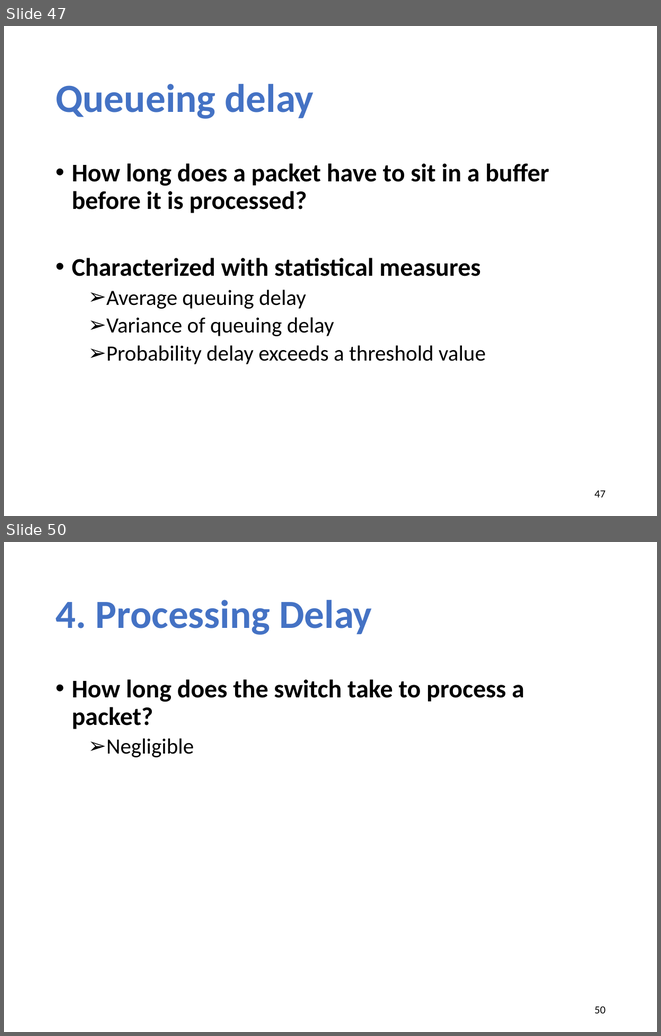
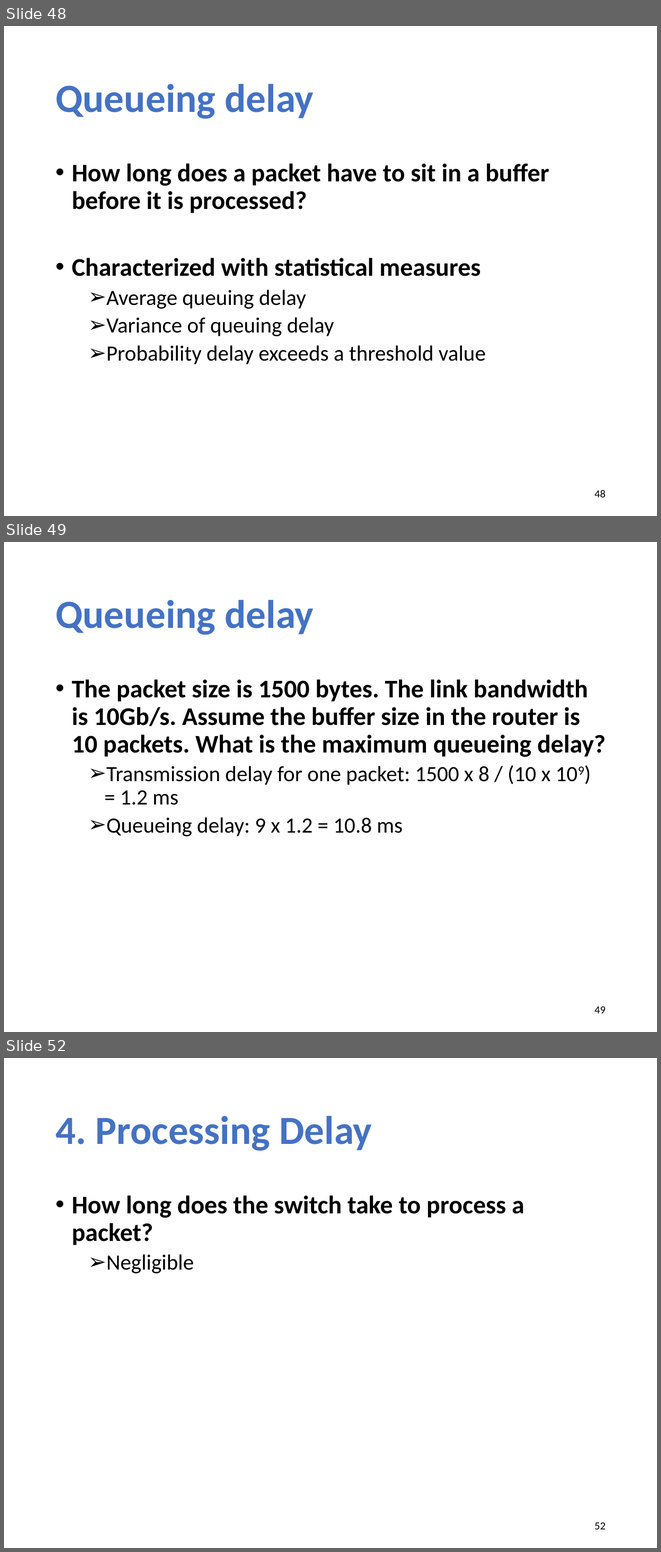
Before and after one commit to xinjin/course-net, a slide deck: slides/lec02_basic.pptx. Shown one above the other, each under a label of ours: slides 47 and 50 before the commit, slides 48, 49 and 52 after it; the slides between them are not shown. The pictures are 661x1036 and 661x1552 pixels, drawn with LibreOffice and Linux fonts; fonts in the diff are those of the drawing. Boxes give left, top, right and bottom in pixels: in the first picture for what was removed or moved away, otherwise in the second. Text is boxed around its words. In the diff, an @@ line names an element or a change of style, - is before the commit and + after.

```diff
--- a/slides/lec02_basic.pptx
+++ b/slides/lec02_basic.pptx
@@ slide 49 added at (4, 542, 657, 1032), background #FFFFFF @@
@@ title added at (55, 600, 314, 635), 44 pt, text #4472C4, bold @@
+Queueing delay
@@ text added at (72, 679, 606, 836), 28 pt, text #000000, bold @@
+• The packet size is 1500 bytes. The link bandwidth is 10Gb/s. Assume the buffer size in the router is 10 packets. What is the maximum queueing delay?
+  ➢ Transmission delay for one packet: 1500 x 8 / (10 x 109) = 1.2 ms
+  ➢ Queueing delay: 9 x 1.2 = 10.8 ms
@@ page number added at (594, 1006, 606, 1013), 12 pt, text #000000 @@
+49
@@ what was slide 47 is now slide 48 @@
@@ page number at (594, 490, 606, 497): text changed @@
-47
+48
@@ what was slide 50 is now slide 52 @@
@@ page number at (594, 1522, 606, 1529): text changed @@
-50
+52
```
Also in this commit, not shown: 4 slides changed, 1 other slide added, 1 other file.
